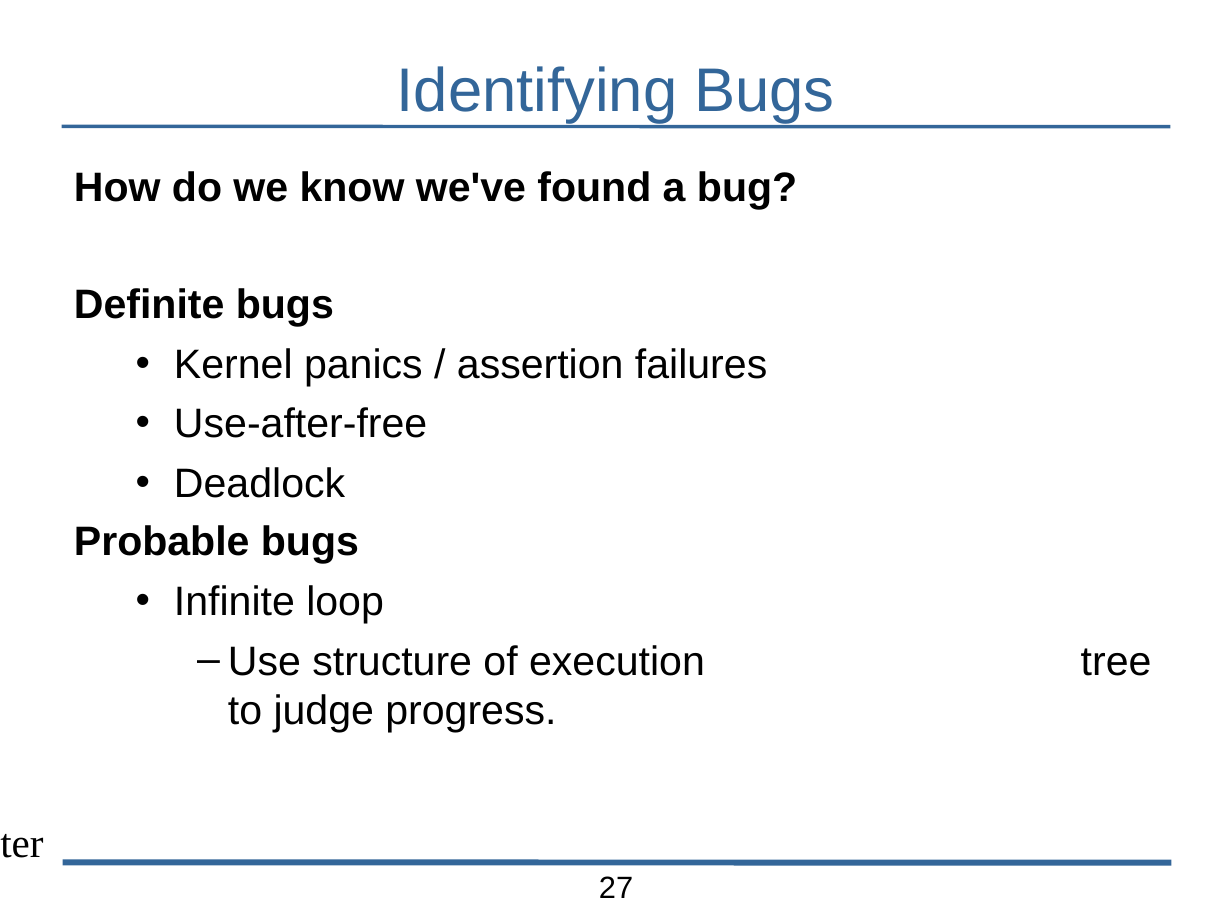
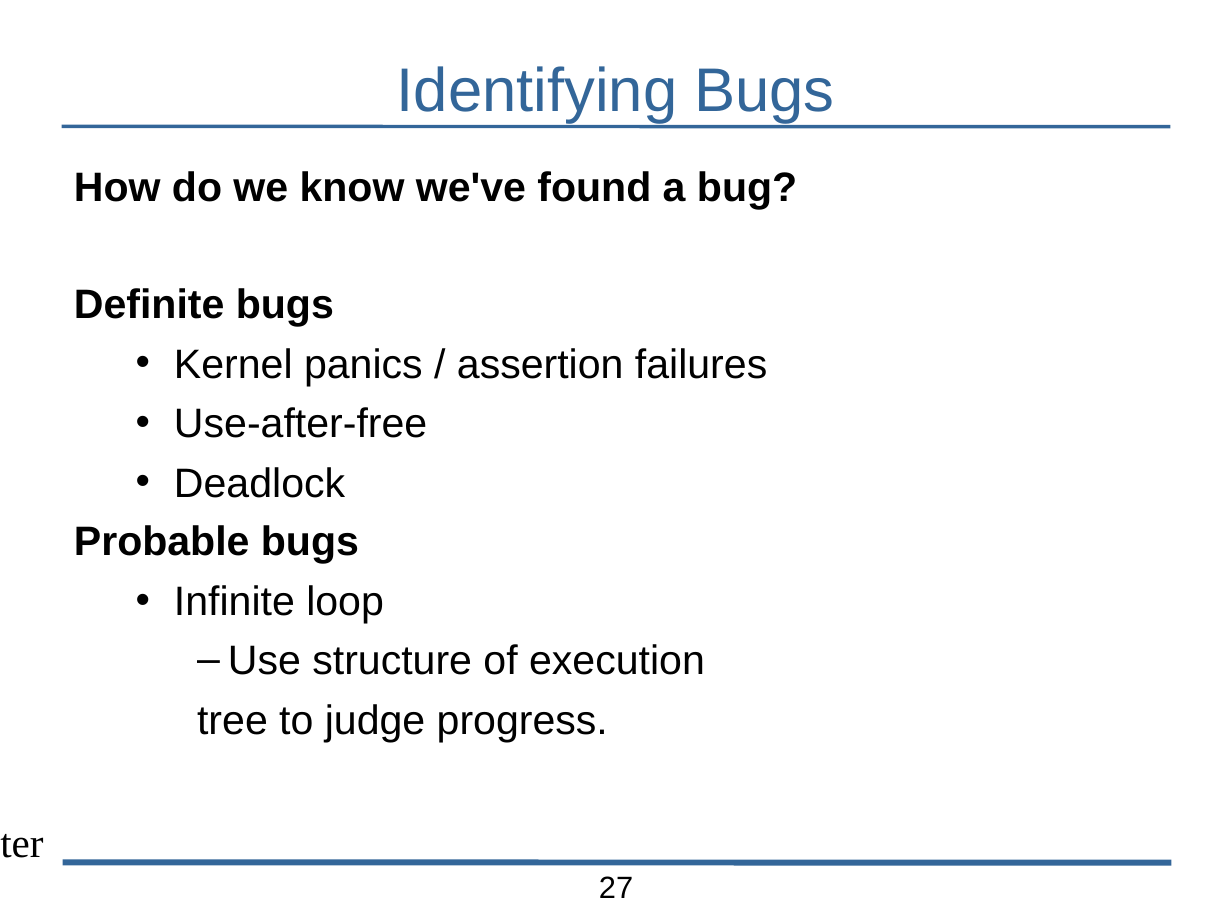
Before and after one commit to bblum/talks, a slide deck: slide 27 of pdl-retreat/pdl-talk.odp. Drawn at 1232x924 pixels with LibreOffice and Linux fonts; fonts in the diff are those of the drawing; background and template pictures are left out. Boxes give left, top, right and bottom in pixels: in the first picture for what was removed or moved away, otherwise in the second. Text is boxed around its words. In the diff, an @@ line names an element or a change of style, - is before the commit and + after.

```diff
--- a/pdl-retreat/pdl-talk.odp
+++ b/pdl-retreat/pdl-talk.odp
@@ text at [197,644,705,742]: text changed @@
-    – Use structure of execution tree to judge progress.
+    – Use structure of execution
+    tree to judge progress.
```
Also in this commit, not shown: 13 other slides changed, 7 other files.
